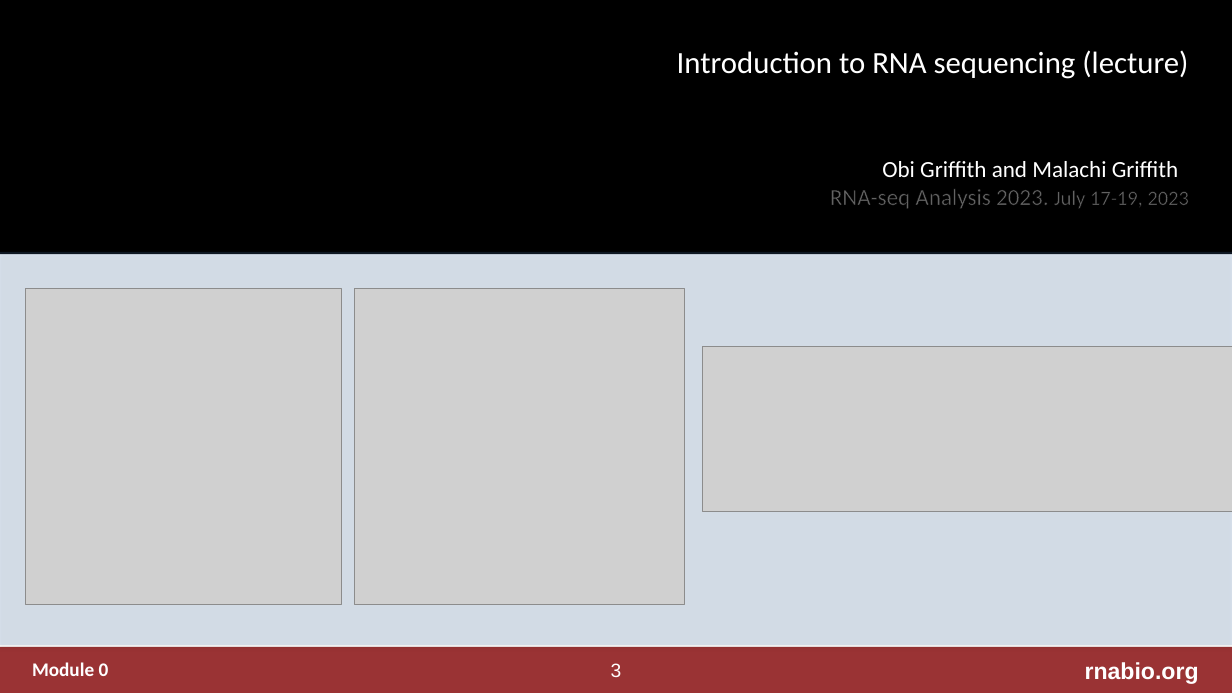
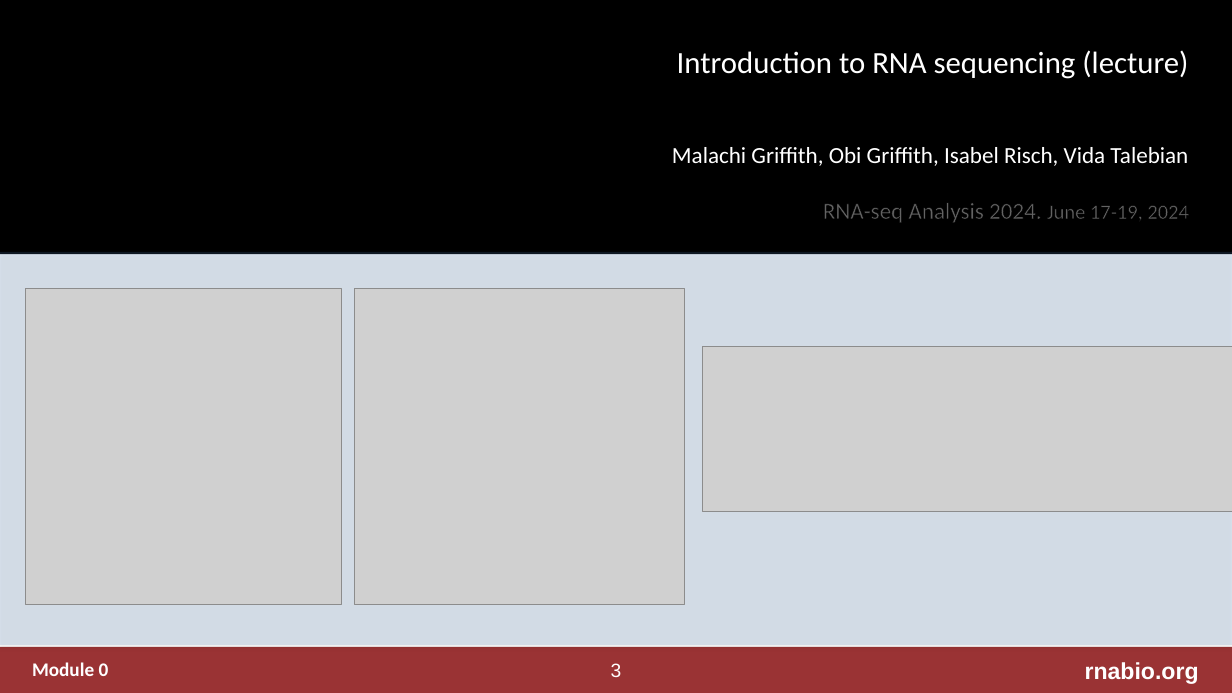
Before and after one commit to griffithlab/rnabio.org, a slide deck: slide 3 of assets/lectures/cbw/2024/full/RNASeq_Module1_IntrotoRNA.pptx. Drawn at 1232x693 pixels with LibreOffice and Linux fonts; fonts in the diff are those of the drawing; grey boxes stand for pictures; background and template pictures are left out. Boxes give left, top, right and bottom in pixels: in the first picture for what was removed or moved away, otherwise in the second. Text is boxed around its words. In the diff, an @@ line names an element or a change of style, - is before the commit and + after.

```diff
--- a/assets/lectures/cbw/2024/full/RNASeq_Module1_IntrotoRNA.pptx
+++ b/assets/lectures/cbw/2024/full/RNASeq_Module1_IntrotoRNA.pptx
@@ text at (672, 147, 1188, 223): text changed @@
-Obi Griffith and Malachi Griffith
-RNA-seq Analysis 2023. July 17-19, 2023
+Malachi Griffith, Obi Griffith, Isabel Risch, Vida Talebian
+RNA-seq Analysis 2024. June 17-19, 2024
```
Also in this commit, not shown: 1 other slide changed, 13 other files.
